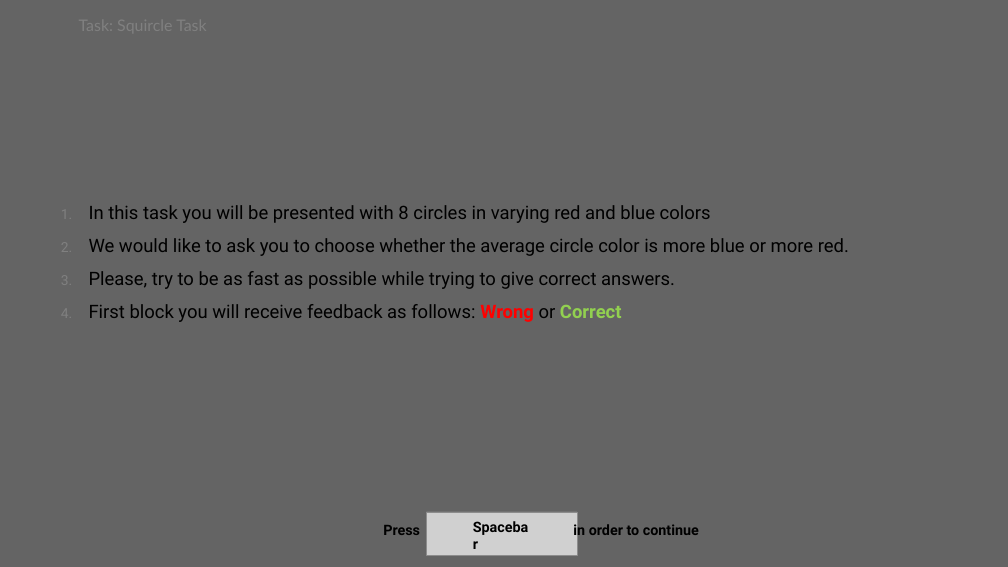
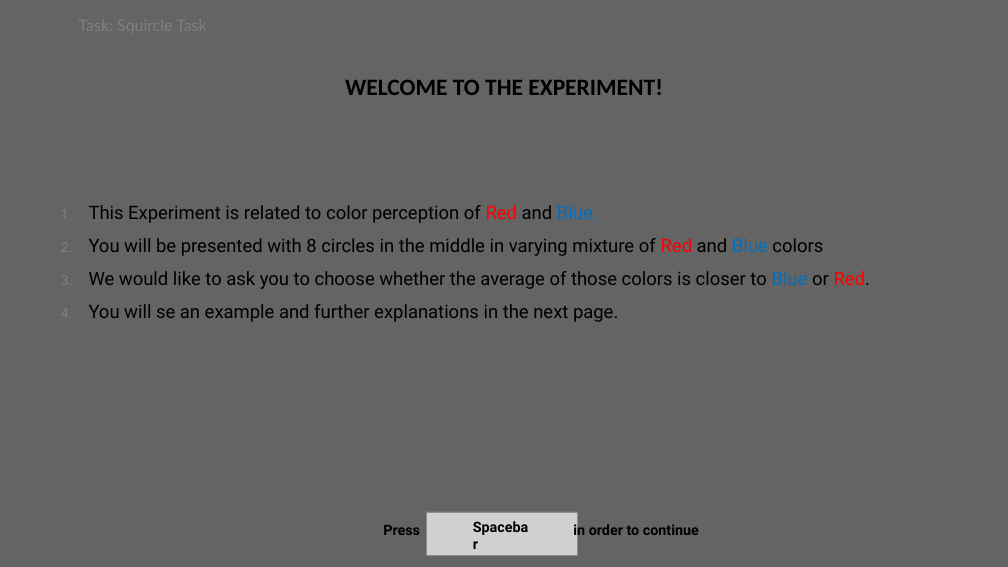
Before and after one commit to Ibrahim-V-Arslan/MT_Sequential_Effects, a slide deck: slide 1 of Squircle experiment/Instructions/Instruction Creator.pptx. Drawn at 1008x567 pixels with LibreOffice and Linux fonts; fonts in the diff are those of the drawing; grey boxes stand for pictures. Boxes give left, top, right and bottom in pixels: in the first picture for what was removed or moved away, otherwise in the second. Text is boxed around its words. In the diff, an @@ line names an element or a change of style, - is before the commit and + after.

```diff
--- a/Squircle experiment/Instructions/Instruction Creator.pptx
+++ b/Squircle experiment/Instructions/Instruction Creator.pptx
@@ text added at box(345, 79, 663, 95), 28 pt, text #000000, bold @@
+WELCOME TO THE EXPERIMENT!
@@ text at box(89, 205, 870, 322): text changed @@
-1. In this task you will be presented with 8 circles in varying red and blue colors
-2. We would like to ask you to choose whether the average circle color is more blue or more red.
-3. Please, try to be as fast as possible while trying to give correct answers.
-4. First block you will receive feedback as follows: Wrong or Correct
+1. This Experiment is related to color perception of Red and Blue.
+2. You will be presented with 8 circles in the middle in varying mixture of Red and Blue colors
+3. We would like to ask you to choose whether the average of those colors is closer to Blue or Red.
+4. You will se an example and further explanations in the next page.
```
Also in this commit, not shown: 4 other slides changed, 31 other files.
